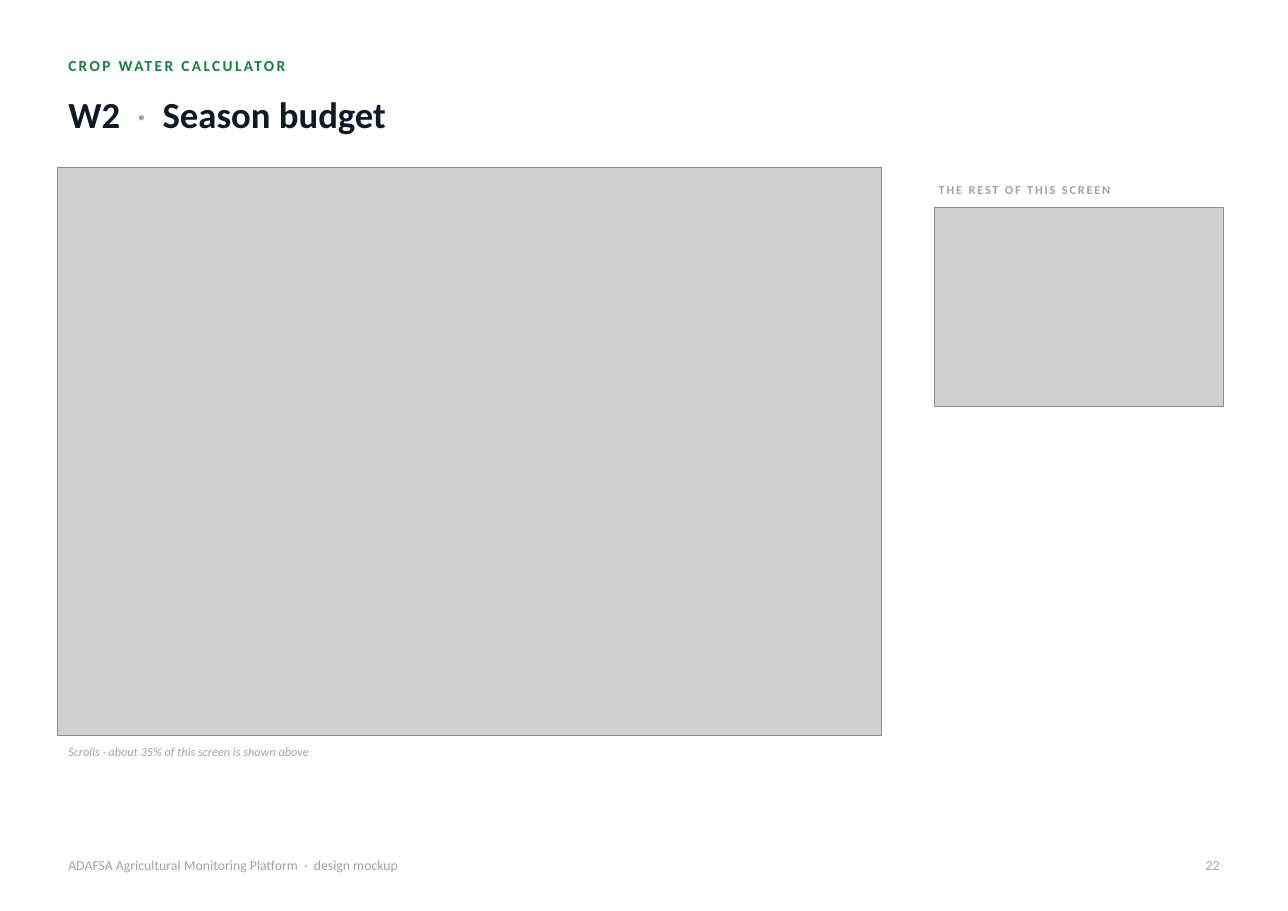
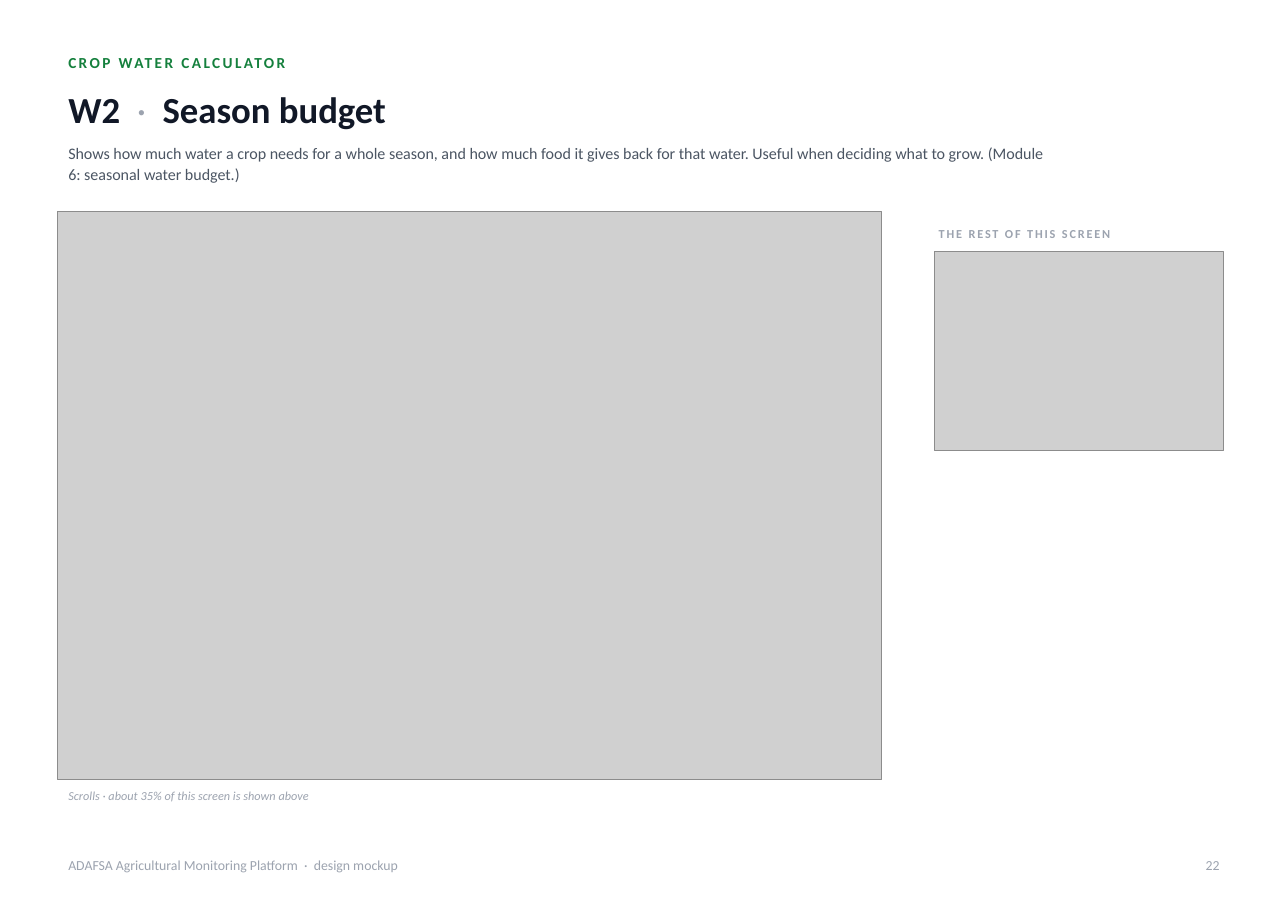
Before and after one commit to romainbigare/adafsa-mockup, a slide deck: slide 22 of docs/ADAFSA_Platform_Screens.pptx. Drawn at 1288x911 pixels with LibreOffice and Linux fonts; fonts in the diff are those of the drawing; grey boxes stand for pictures. Boxes give left, top, right and bottom in pixels: in the first picture for what was removed or moved away, otherwise in the second. Text is boxed around its words. In the diff, an @@ line names an element or a change of style, - is before the commit and + after.

```diff
--- a/docs/ADAFSA_Platform_Screens.pptx
+++ b/docs/ADAFSA_Platform_Screens.pptx
@@ text "W2 · Season budget": place and size @@
-text "W2 · Season budget" at (68, 102, 386, 135)
+text "W2 · Season budget" at (68, 97, 386, 130)
@@ text added at (68, 147, 1043, 183), 10.5 pt, text #4B5563 @@
+Shows how much water a crop needs for a whole season, and how much food it gives back for that water. Useful when deciding what to grow. (Module 6: seasonal water budget.)
@@ 2 pictures, 2 texts: place and size @@
-2 pictures, 2 texts at (57, 167, 1223, 757)
+2 pictures, 2 texts at (57, 212, 1223, 801)
```
Also in this commit, not shown: 19 other slides changed, 3 other files.
